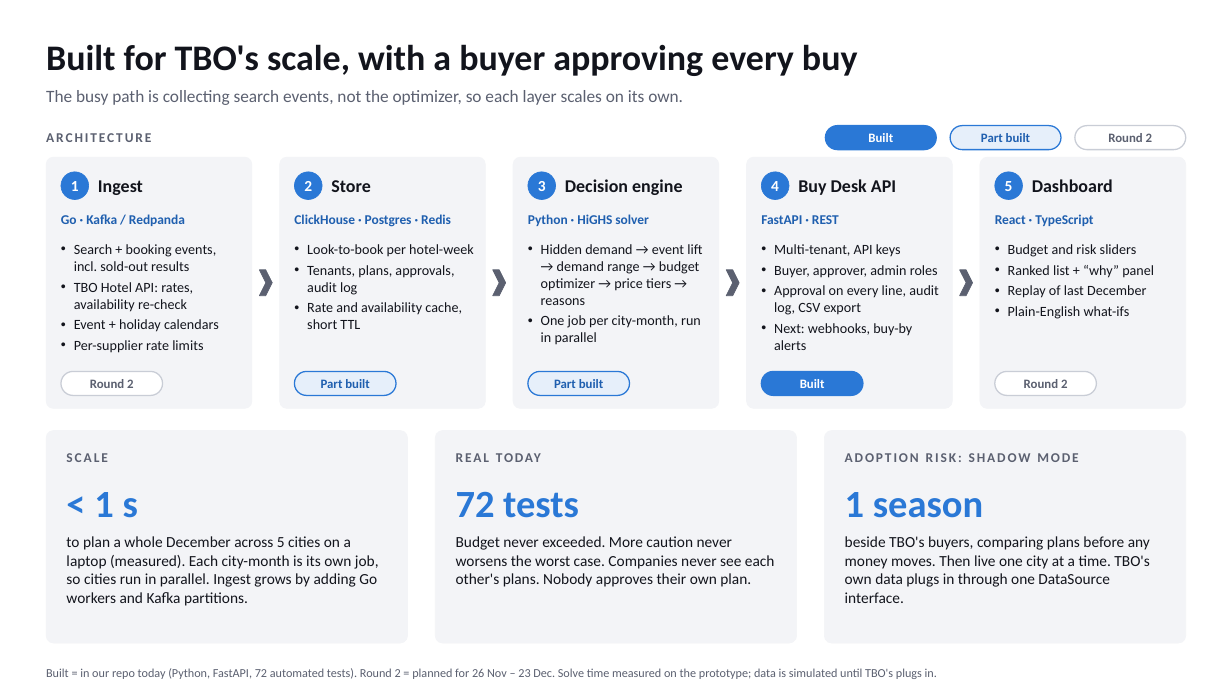
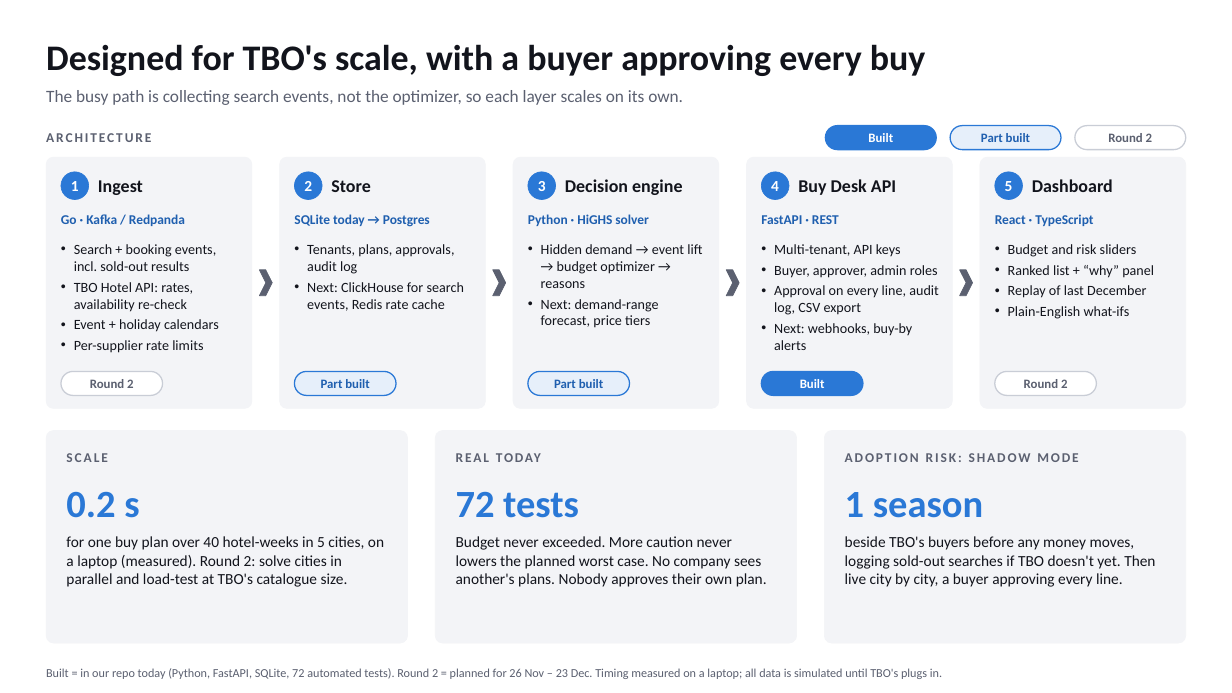
Before and after one commit to Priyanshu-senapati/voyage, a slide deck: slide 3 of deck/voyance_round1.pptx. Drawn at 1232x693 pixels with LibreOffice and Linux fonts; fonts in the diff are those of the drawing. Boxes give left, top, right and bottom in pixels: in the first picture for what was removed or moved away, otherwise in the second. Text is boxed around its words. In the diff, an @@ line names an element or a change of style, - is before the commit and + after.

```diff
--- a/deck/voyance_round1.pptx
+++ b/deck/voyance_round1.pptx
@@ title at (46, 44, 926, 76): text changed @@
-Built for TBO's scale, with a buyer approving every buy
+Designed for TBO's scale, with a buyer approving every buy
@@ text at (294, 214, 430, 227): text changed @@
-ClickHouse · Postgres · Redis
+SQLite today → Postgres
@@ text at (307, 244, 474, 257): paragraph removed @@
-• Look-to-book per hotel-week
@@ text at (541, 244, 702, 328): text changed @@
-• Hidden demand → event lift → demand range → budget optimizer → price tiers → reasons
-• One job per city-month, run in parallel
+• Hidden demand → event lift → budget optimizer → reasons
+• Next: demand-range forecast, price tiers
@@ text at (307, 282, 464, 311): text changed @@
-• Rate and availability cache, short TTL
+• Next: ClickHouse for search events, Redis rate cache
@@ text at (66, 491, 139, 518): text changed @@
-< 1 s
+0.2 s
@@ text at (66, 536, 384, 587): text changed @@
-to plan a whole December across 5 cities on a laptop (measured). Each city-month is its own job, so cities run in parallel. Ingest grows by adding Go workers and Kafka partitions.
+for one buy plan over 40 hotel-weeks in 5 cities, on a laptop (measured). Round 2: solve cities in parallel and load-test at TBO's catalogue size.
@@ text at (456, 536, 767, 587): text changed @@
-Budget never exceeded. More caution never worsens the worst case. Companies never see each other's plans. Nobody approves their own plan.
+Budget never exceeded. More caution never lowers the planned worst case. No company sees another's plans. Nobody approves their own plan.
@@ text at (845, 536, 1155, 587): text changed @@
-beside TBO's buyers, comparing plans before any money moves. Then live one city at a time. TBO's own data plugs in through one DataSource interface.
+beside TBO's buyers before any money moves, logging sold-out searches if TBO doesn't yet. Then live city by city, a buyer approving every line.
@@ text at (46, 668, 942, 679): text changed @@
-Built = in our repo today (Python, FastAPI, 72 automated tests). Round 2 = planned for 26 Nov – 23 Dec. Solve time measured on the prototype; data is simulated until TBO's plugs in.
+Built = in our repo today (Python, FastAPI, SQLite, 72 automated tests). Round 2 = planned for 26 Nov – 23 Dec. Timing measured on a laptop; all data is simulated until TBO's plugs in.
```
Also in this commit, not shown: 1 other slide changed, 7 other files.
